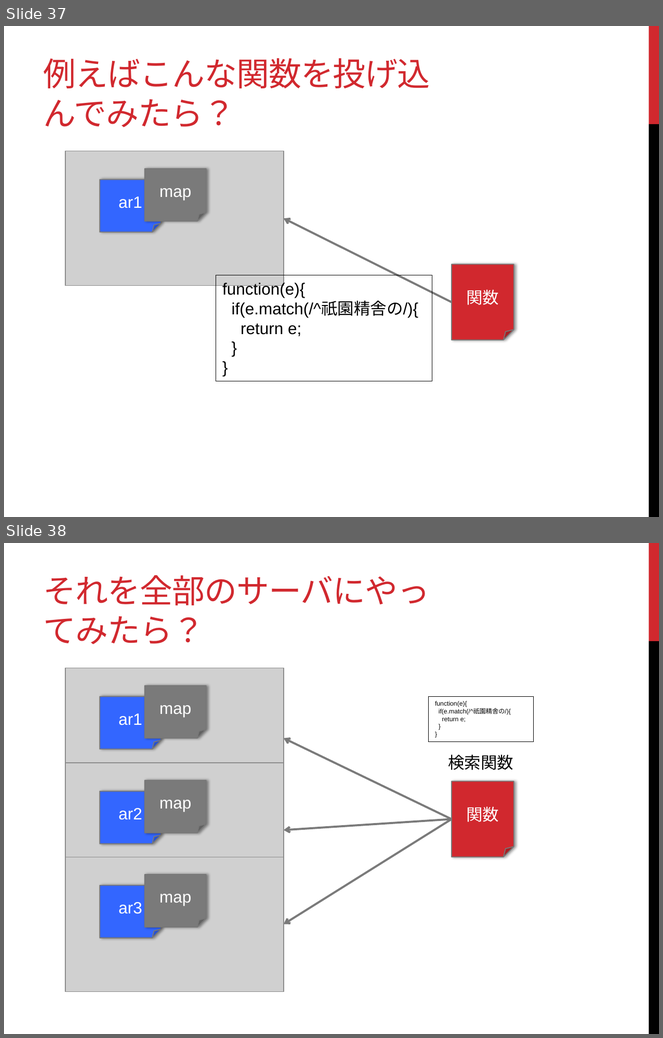
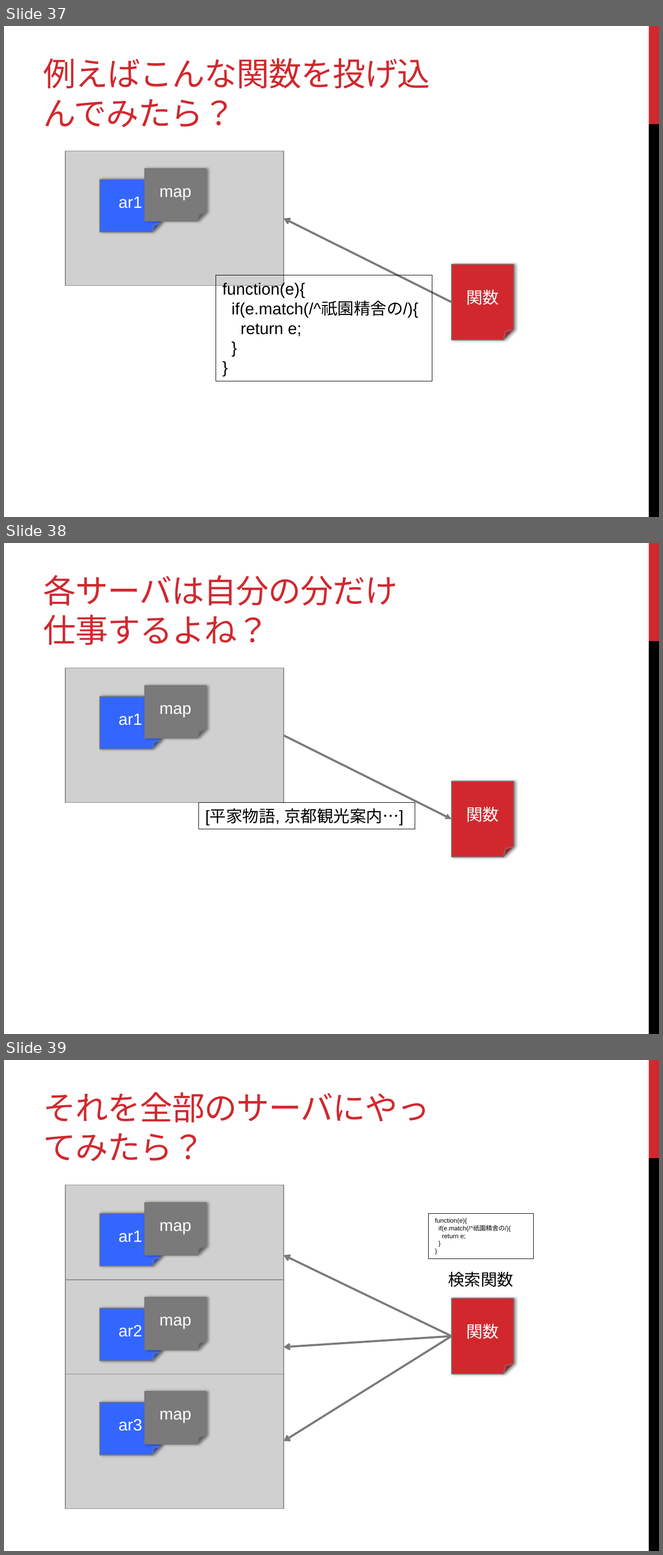
Before and after one commit to yagitoshiro/Study2, a slide deck: 第２回.pptx. Shown one above the other, each under a label of ours: slides 37 and 38 before the commit, slides 37, 38 and 39 after it. The pictures are 663x1038 and 663x1555 pixels, drawn with LibreOffice and Linux fonts; fonts in the diff are those of the drawing; grey boxes stand for pictures. Boxes give left, top, right and bottom in pixels: in the first picture for what was removed or moved away, otherwise in the second. Text is boxed around its words. In the diff, an @@ line names an element or a change of style, - is before the commit and + after.

Commit message:
update slide

```diff
--- a/第２回.pptx
+++ b/第２回.pptx
@@ slide 38 added at [4, 543, 659, 1034], background #FFFFFF; not listed: 2 template elements that a slide beside it also shows @@
@@ title added at [44, 575, 398, 645], 36 pt, text #D1282E @@
+各サーバは自分の分だけ
+仕事するよね？
@@ picture added at [65, 668, 284, 803] @@
@@ folded corner added at [100, 697, 161, 749], fill #3366FF, outline #777777 1 pt, 18 pt, text #FFFFFF @@
+ar1
@@ folded corner added at [145, 686, 206, 738], fill #7A7A7A, outline #777777 1 pt, 18 pt, text #FFFFFF @@
+map
@@ arrow added from (284, 735) to (452, 820), #7A7A7A 2.25 pt @@
@@ folded corner added at [452, 782, 514, 857], fill #D1282E, outline #777777 1 pt, 18 pt, text #FFFFFF @@
+関数
@@ rectangle added at [198, 803, 415, 830], outline #000000 0.75 pt, 18 pt, text #000000 @@
+[平家物語, 京都観光案内…]
@@ what was slide 38 is now slide 39 @@
```
Also in this commit, not shown: 1 other file.
